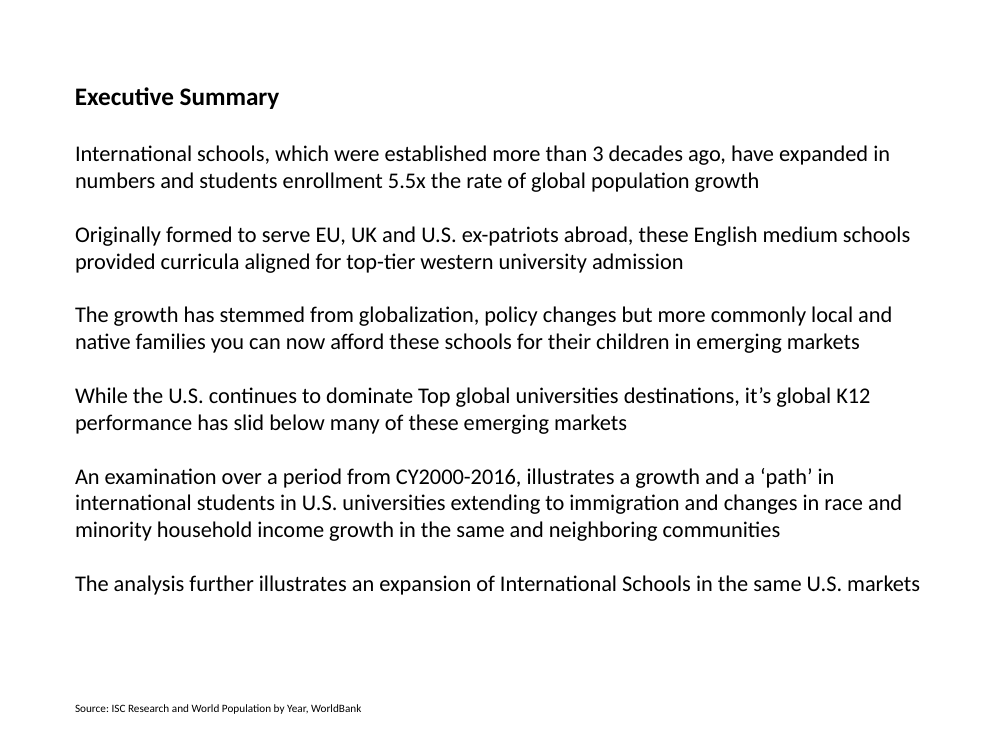
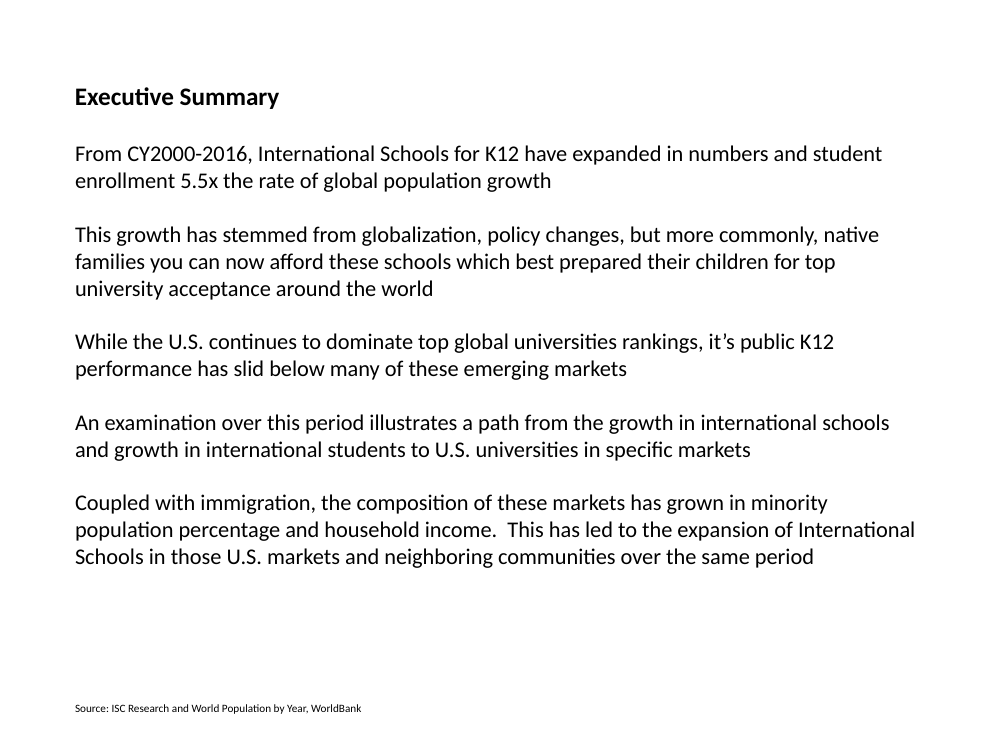
Before and after one commit to kadzema/InternationalSchoolsUS, a slide deck: slide 2 of PowerPoint/International_Schools_DRAFT 13122017.pptx. Drawn at 1008x756 pixels with LibreOffice and Linux fonts; fonts in the diff are those of the drawing. Boxes give left, top, right and bottom in pixels: in the first picture for what was removed or moved away, otherwise in the second. Text is boxed around its words. In the diff, an @@ line names an element or a change of style, - is before the commit and + after.

Commit message:
updated PPT

```diff
--- a/PowerPoint/International_Schools_DRAFT 13122017.pptx
+++ b/PowerPoint/International_Schools_DRAFT 13122017.pptx
@@ text at [75,145,915,568]: text changed @@
-International schools, which were established more than 3 decades ago, have expanded in numbers and students enrollment 5.5x the rate of global population growth
-Originally formed to serve EU, UK and U.S. ex-patriots abroad, these English medium schools provided curricula aligned for top-tier western university admission
-The growth has stemmed from globalization, policy changes but more commonly local and native families you can now afford these schools for their children in emerging markets
-While the U.S. continues to dominate Top global universities destinations, it’s global K12 performance has slid below many of these emerging markets
-An examination over a period from CY2000-2016, illustrates a growth and a ‘path’ in international students in U.S. universities extending to immigration and changes in race and minority household income growth in the same and neighboring communities
-The analysis further illustrates an expansion of International Schools in the same U.S. markets
+From CY2000-2016, International Schools for K12 have expanded in numbers and student enrollment 5.5x the rate of global population growth
+This growth has stemmed from globalization, policy changes, but more commonly, native families you can now afford these schools which best prepared their children for top university acceptance around the world
+While the U.S. continues to dominate top global universities rankings, it’s public K12 performance has slid below many of these emerging markets
+An examination over this period illustrates a path from the growth in international schools and growth in international students to U.S. universities in specific markets
+Coupled with immigration, the composition of these markets has grown in minority population percentage and household income. This has led to the expansion of International Schools in those U.S. markets and neighboring communities over the same period
```
Also in this commit, not shown: 11 other slides changed, 2 other files.
